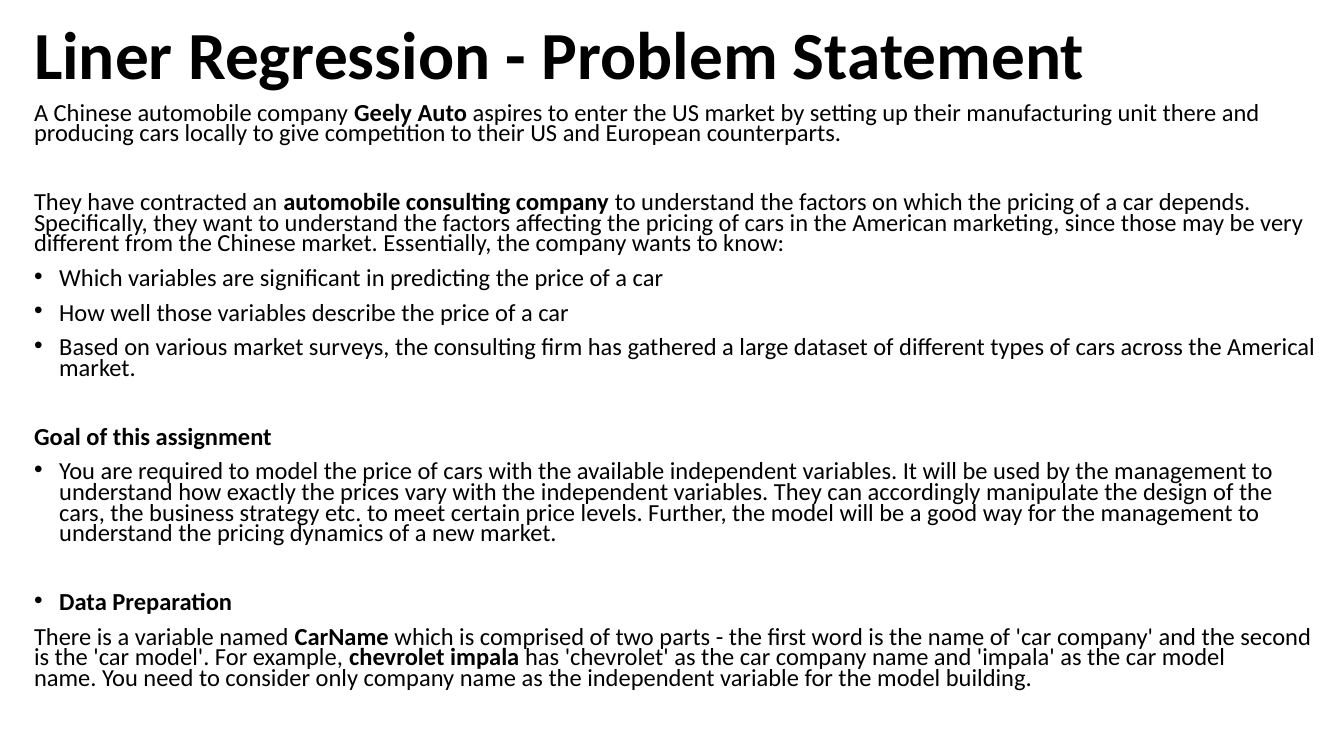
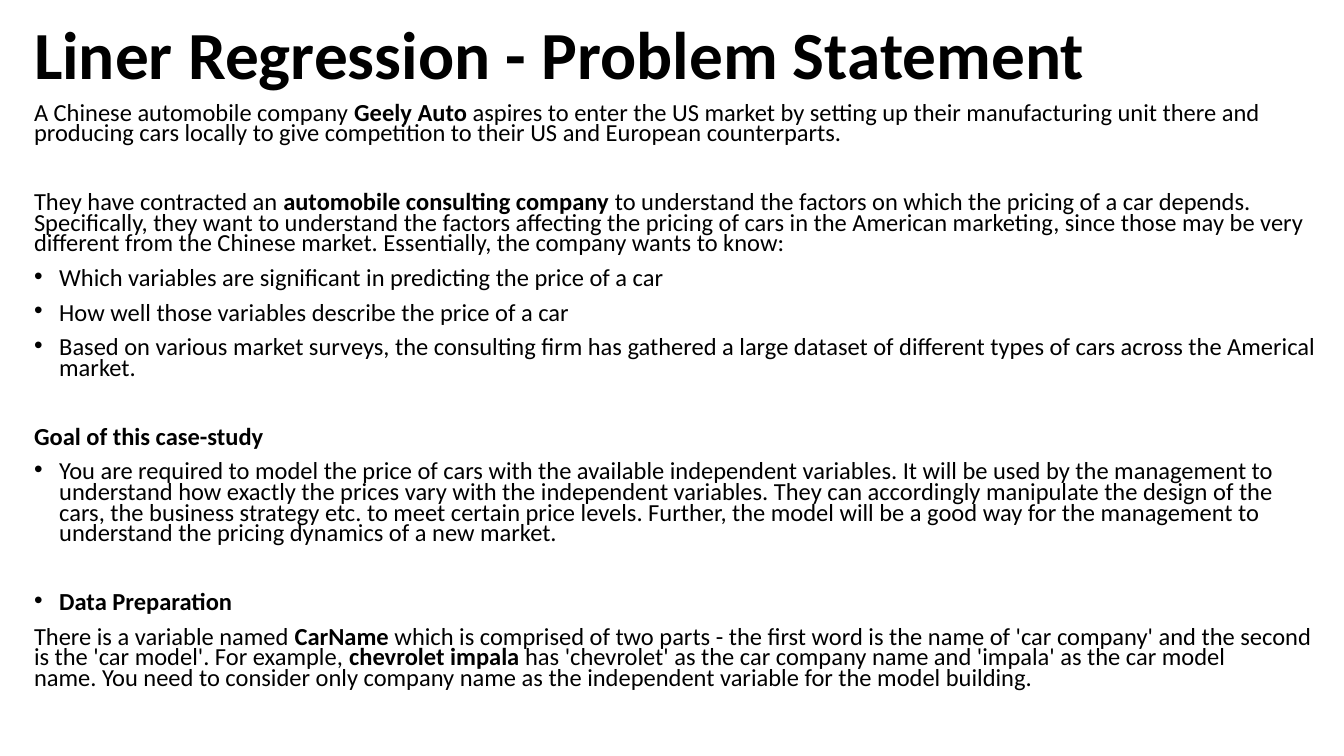
Before and after one commit to Sid1706/machinelearning, a slide deck: slide 1 of liner-regression/business scenario/linerRegression.pptx. Drawn at 1344x756 pixels with LibreOffice and Linux fonts; fonts in the diff are those of the drawing. Boxes give left, top, right and bottom in pixels: in the first picture for what was removed or moved away, otherwise in the second. Text is boxed around its words. In the diff, an @@ line names an element or a change of style, - is before the commit and + after.

```diff
--- a/liner-regression/business scenario/linerRegression.pptx
+++ b/liner-regression/business scenario/linerRegression.pptx
@@ text at [34, 427, 264, 449]: text changed @@
-Goal of this assignment
+Goal of this case-study
```
Also in this commit, not shown: 1 slide added, 1 other file.
